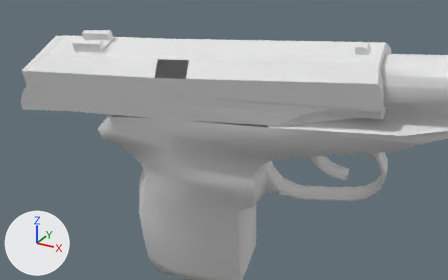
The OBJ model Vertex_Animation_Compiler/Assets/Makarov_Pistol_Reload191.obj, before and after one commit.
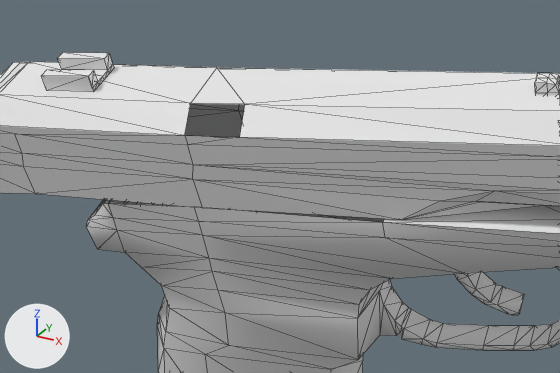
There are two pictures of each version: one whole from a camera (50 mm lens) standing at (0.4725, -0.3069, 0.0202) and looking at (0.3779, -0.1348, -0.0658), one close up on the part from 11% to 82% of the width and 0% to 76% of the height. The axes (+X, +Y, +Z) are drawn at lower left. The lights are the same throughout. The close-ups show mesh edges as thin lines. Where no turn or scale is listed for an object, it has been applied to the vertices.

Names of what the first close-up shows: 'Rest_of_the_gun_Sphere', 'Top_Slider_Sphere.001'.
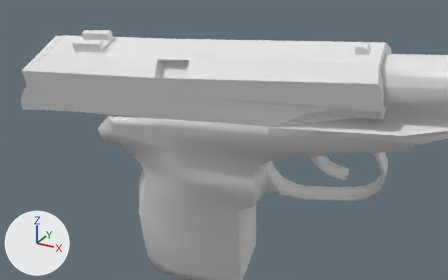
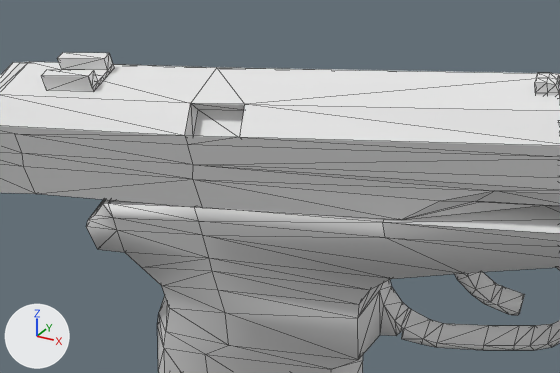
The change, as a diff of the scene's bpy script:
```diff
--- a/Vertex_Animation_Compiler/Assets/Makarov_Pistol_Reload191.obj.py
+++ b/Vertex_Animation_Compiler/Assets/Makarov_Pistol_Reload191.obj.py
@@ me_rest_of_the_gun_sphere @@
 me_rest_of_the_gun_sphere.from_pydata(...)  # 272 vertices, 519 faces; spans x 0.3196..0.4689, y -0.1379..-0.0806, z -0.1534..-0.0304
 # used by ob_rest_of_the_gun_sphere; location = (0.0, 0.0, 0.0)
 # verts and faces of me_rest_of_the_gun_sphere; kept vertices keep their numbers, new ones are numbered from 272
 # before: 164 (0.3881, -0.1058, -0.0527), 166 (0.3297, -0.1379, -0.0653) at pixel (102, 203), 175 (0.3311, -0.1377, -0.0651) at pixel (108, 203), 178 (0.3919, -0.1296, -0.0603) at pixel (382, 222), 179 (0.3517, -0.1352, -0.0627) at pixel (194, 206)
 # before: 180 (0.3273, -0.114, -0.0575), 181 (0.3479, -0.1114, -0.0552) at pixel (239, 137), 183 (0.3259, -0.1141, -0.0578)
+# me_rest_of_the_gun_sphere part 1
+faces += [(164, 181, 179), (175, 179, 181), (166, 175, 183), (164, 179, 178), (175, 181, 180), (175, 180, 183)]
@@ me_top_slider_sphere_001 @@
 # used by ob_top_slider_sphere_001; location = (0.0, 0.0, 0.0)
-me_top_slider_sphere_001.from_pydata(...)  # 127 vertices, 227 faces; spans x 0.2875..0.4287, y -0.1479..-0.1047, z -0.0678..-0.0294
+me_top_slider_sphere_001.from_pydata(...)  # 131 vertices, 237 faces; spans x 0.2875..0.4287, y -0.1479..-0.1047, z -0.0678..-0.0294
+# me_top_slider_sphere_001 part 2
+# 4 vertices are added at (0.3651, -0.1356, -0.0467), (0.3535, -0.1373, -0.0477), (0.3642, -0.1319, -0.0412), (0.3526, -0.1335, -0.0422)
+# 10 new faces join them
```

Pixel boxes (x1, y1, x2, y2) of what changed, in the close-ups (560 x 373 px):
part 1 of me_rest_of_the_gun_sphere, added
    after: (103, 200, 384, 222)
part 2 of me_top_slider_sphere_001, added
    after: (185, 103, 245, 137)
